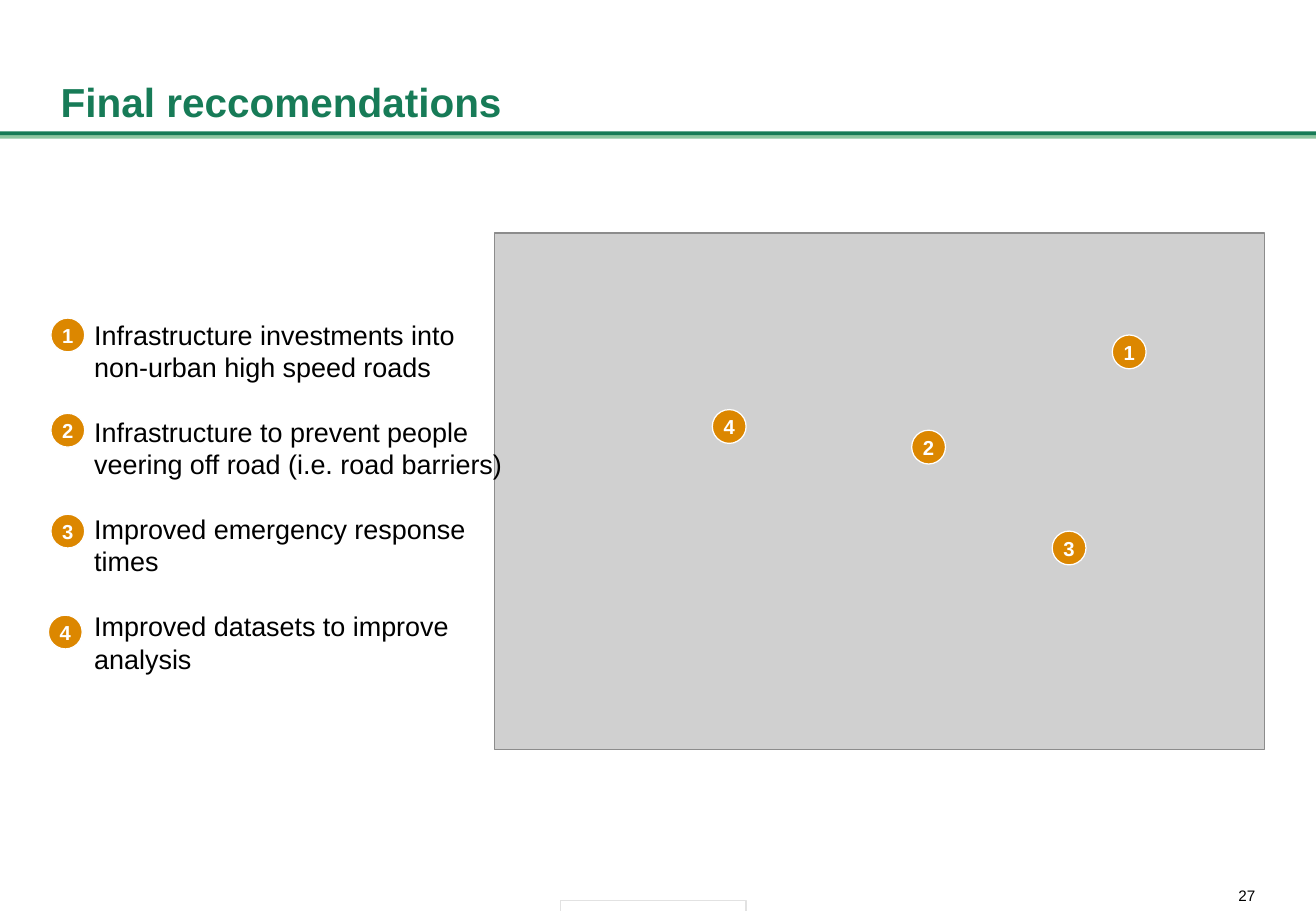
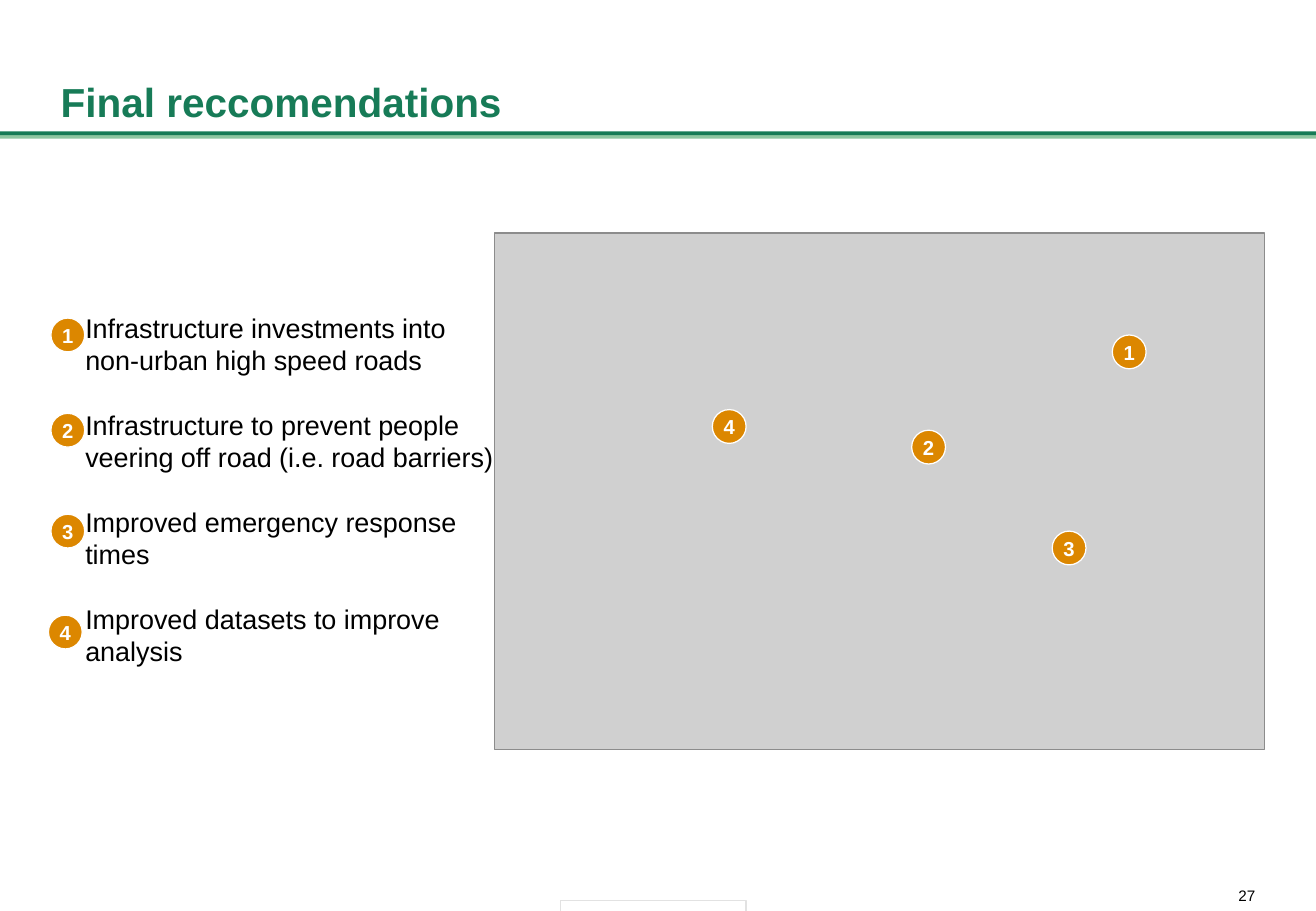
Before and after one commit to Sunken52/Crash-Data-ML, a slide deck: slide 27 of Presentation/Crash analysis presentation.pptx. Drawn at 1316x911 pixels with LibreOffice and Linux fonts; fonts in the diff are those of the drawing; grey boxes stand for pictures. Boxes give left, top, right and bottom in pixels: in the first picture for what was removed or moved away, otherwise in the second. Text is boxed around its words. In the diff, an @@ line names an element or a change of style, - is before the commit and + after.

```diff
--- a/Presentation/Crash analysis presentation.pptx
+++ b/Presentation/Crash analysis presentation.pptx
@@ text "Infrastructure investments into non-urban high ...": place and size @@
-text "Infrastructure investments into non-urban high ..." at bbox=[94, 325, 502, 674]
+text "Infrastructure investments into non-urban high ..." at bbox=[85, 318, 493, 666]
```
Also in this commit, not shown: 3 other slides changed.
